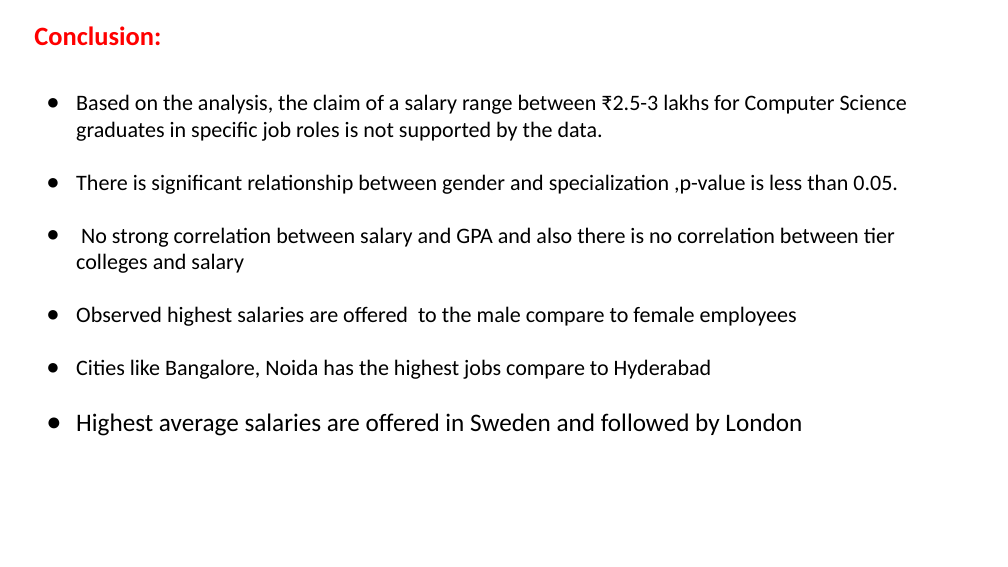
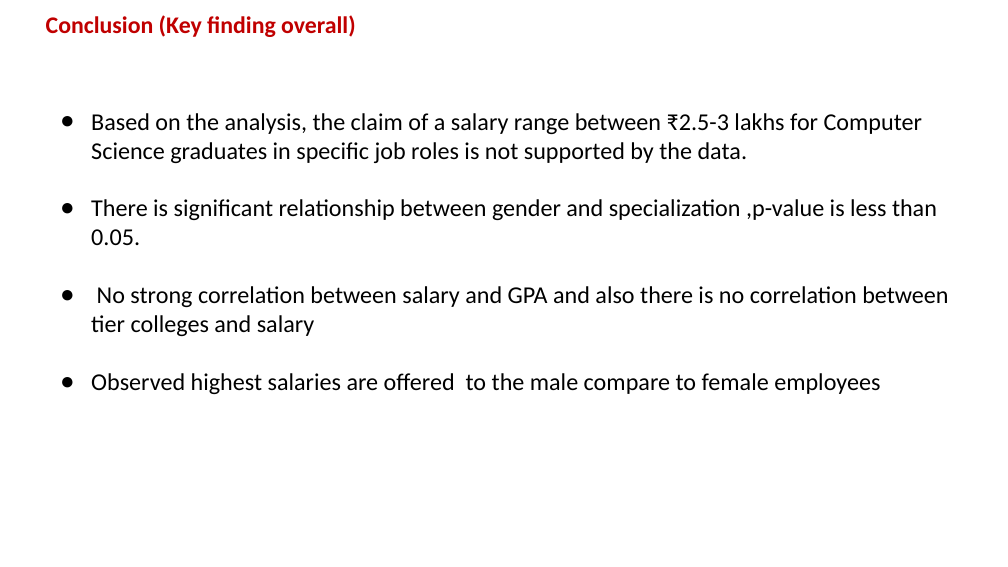
Before and after one commit to KajalDaga/AMCAT-Analysis, a slide deck: slide 12 of Innomatics_Project_AMCAT_Analysis.pptx. Drawn at 1008x567 pixels with LibreOffice and Linux fonts; fonts in the diff are those of the drawing; background and template pictures are left out. Boxes give left, top, right and bottom in pixels: in the first picture for what was removed or moved away, otherwise in the second. Text is boxed around its words. In the diff, an @@ line names an element or a change of style, - is before the commit and + after.

```diff
--- a/Innomatics_Project_AMCAT_Analysis.pptx
+++ b/Innomatics_Project_AMCAT_Analysis.pptx
@@ title at <box>46,15,356,37</box>: text changed; size 25.2 to 22.7 pt; text colour #FF0000 to #C00000 @@
-Conclusion:
+Conclusion (Key finding overall)
@@ text "Based on the analysis, the ...": place and size @@
-text "Based on the analysis, the ..." at <box>76,94,907,436</box>
+text "Based on the analysis, the ..." at <box>91,113,948,394</box>
@@ text "Based on the analysis, the ..." at <box>91,113,948,394</box>: size 21 to 23 pt; indent changed @@
@@ text at <box>76,359,802,436</box>: paragraphs removed @@
-● Cities like Bangalore, Noida has the highest jobs compare to Hyderabad
-● Highest average salaries are offered in Sweden and followed by London
```
Also in this commit, not shown: 4 other slides changed, 1 other file.
